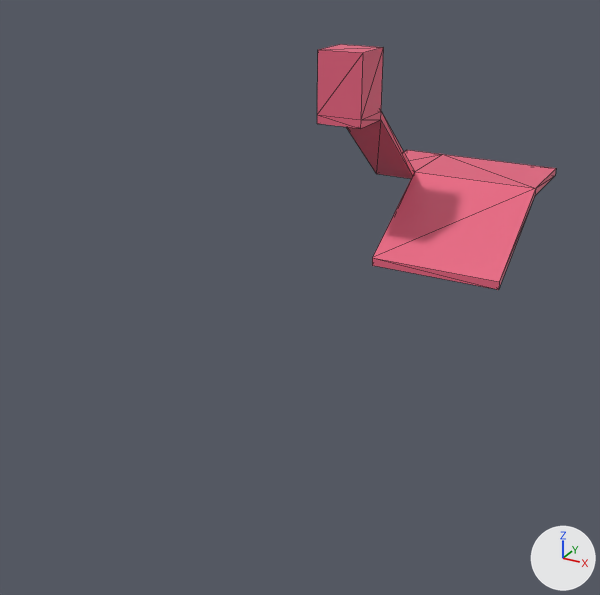
What one commit did to the glTF model Super Monkey Ball Clone/super-monkey-ball-clone/assets/models/greybox/greybox.gltf.
Before and after are seen from a camera (50 mm lens) standing at (82.4, -173.3, 38.8) and looking at (10.3, -42.2, -26.7). The lights are fixed; the arrows at lower right show +X, +Y and +Z. Mesh edges are drawn as thin lines. Where no turn or scale is listed for an object, it has been applied to the vertices. Vertices at the same position are counted once.

Names of what the first picture shows: 'LevelGeo-col'.
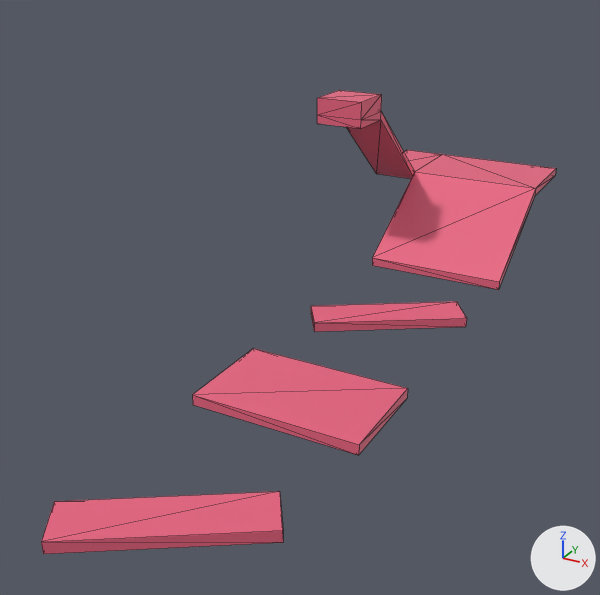
What differs and where, as boxes [x1, y1, x2, y2] in the pictures (600 x 595 px; the box of a moved part takes in the faces that stretch with it):
'LevelGeo-col', reshaped (19% shorter): before [317, 44, 556, 290]; after [317, 90, 556, 290]
'LevelGeo2-col', added (red): after [192, 348, 408, 455]
'RotatingPlatform.001', added (red): after [41, 491, 283, 554]
'RotatingPlatform', added (red): after [311, 302, 467, 332]
part 1 of me_levelgeo, moved or reshaped: before [317, 44, 384, 120]; after [317, 90, 382, 120]

What changed in the scene script:
```text
Change me_levelgeo:
    where me_levelgeo.from_pydata(...)  # 28 vertices, 52 faces; spans x -5.5..37.3, y -5.5..50.8, z -36.7..15.3
    used by ob_levelgeo_col; location = (0.0, 0.0, 0.0)
    before: 24 (-5.5, -5.5, 15.3) at pixel (317, 49), 25 (-5.5, 5.5, 15.3) at pixel (339, 44), 26 (5.5, 5.5, 15.3) at pixel (383, 47), 27 (5.5, -5.5, 15.3) at pixel (363, 52)
    me_levelgeo part 1
    add for i in [*range(24, 28)]: me_levelgeo.vertices[i].co += Vector((0.0, 0.0, -10.4))
Add me_rotatingplatform:
    me_rotatingplatform.from_pydata(...)  # a box spanning x -2.92..2.92, y -0.79..0.79, z -1.0..1.0
    me_rotatingplatform.materials.append(mat_material_001)  # red #e7637f
Add me_levelgeo2:
    me_levelgeo2.from_pydata(...)  # a box spanning x -15.9..15.9, y -10.1..10.1, z -1.0..1.0
    me_levelgeo2.materials.append(mat_material_001)  # red #e7637f
Add ob_rotatingplatform_001:
    ob_rotatingplatform_001 = bpy.data.objects.new('RotatingPlatform.001', me_rotatingplatform)
    ob_rotatingplatform_001.location = (21.4, -100.7, -35.7)
    ob_rotatingplatform_001.rotation_euler = (0.0, 0.0, 0.574)  # degrees (0, 0, 33)
    ob_rotatingplatform_001.scale = (5.46, 5.46, 1.0)
Add ob_levelgeo2_col:
    ob_levelgeo2_col = bpy.data.objects.new('LevelGeo2-col', me_levelgeo2)
    ob_levelgeo2_col.location = (21.4, -62.1, -35.7)
Add ob_rotatingplatform:
    ob_rotatingplatform = bpy.data.objects.new('RotatingPlatform', me_rotatingplatform)
    ob_rotatingplatform.location = (21.4, -24.0, -35.7)
    ob_rotatingplatform.rotation_euler = (0.0, 0.0, 0.574)  # degrees (0, 0, 33)
    ob_rotatingplatform.scale = (5.46, 5.46, 1.0)
```
